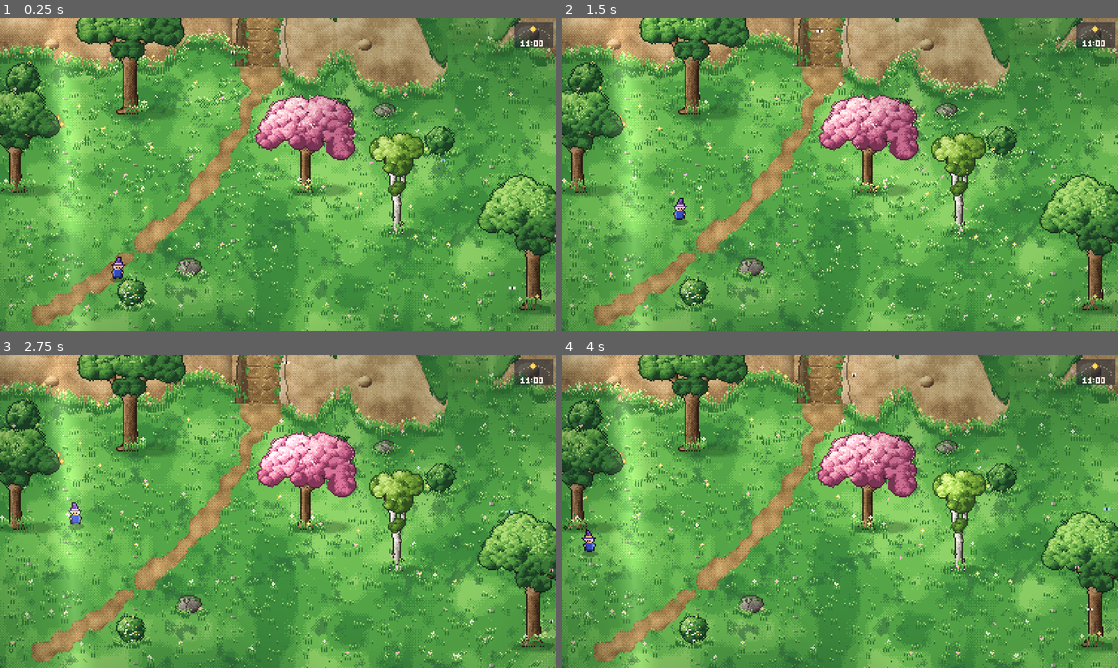
Above: before the commit, frames 1-4 (two rows, left to right).
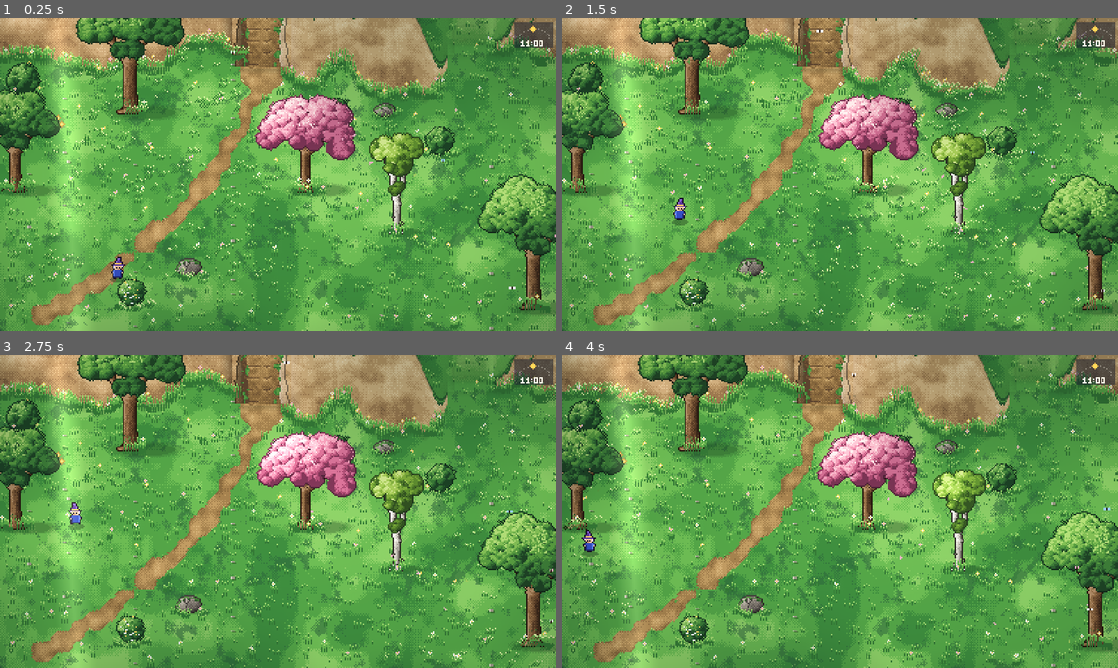
Above: after the commit, the same moments.

Repository: OMEN-2778/Verdelia
Game: Godot game, scene res://scenes/cliff_demo.tscn
The game is run twice, just before and just after one commit, with the same random seed, the same clock (stepped at 60 frames per second) and the same inputs. This scene is started directly instead of the project's main scene.
Inputs:
- Up to frame 1 (0.25 s): no input
- Up to frame 2 (1.5 s): hold Up (ui_up) from 0.53 s (still down)
- Up to frame 3 (2.75 s): release Up (ui_up) at 2.03 s; hold Left (ui_left) from 2.03 s (still down)
- Up to frame 4 (4 s): release Left (ui_left) at 3.53 s; hold Down (ui_down) from 3.53 s (still down)

The runs differ from the first frame. In frame 1, 0.3% of the frame differs, in the area x 1-97%, y 0-26%; in frame 2, 0.3%; in frame 3, 0.3%; in frame 4, 0.3%.

Commit message:
Remove boulders and rubble from cliff faces
Drop the rounded outcrops on the face, the rubble along the foot and the
pebbles on earthen ramps; they stood out against the soft earth.

Co-Authored-By: Claude Opus 5.5 <noreply@anthropic.com>
Claude-Session: https://claude.ai/code/session_01Y3QepJTJgk9rCJ93wTDK78

Diff:
--- a/world/cliff/cliff_band.gd
+++ b/world/cliff/cliff_band.gd
@@ -184,21 +184,6 @@
 				v += 0.04
 			var col := _q(ROCK, v, i, y)
 			_put(i, y, col)
-	# a few rounded outcrops bulging from the face
-	var x := _rng.randf_range(20, 80)
-	while x < w:
-		var r := _rng.randf_range(4, 8)
-		var cy := lerpf(_top[int(x)], _bottom[int(x)], _rng.randf_range(0.35, 0.75))
-		for yy in range(int(cy - r), int(cy + r) + 1):
-			for xx in range(int(x - r * 1.3), int(x + r * 1.3) + 1):
-				var dx := (xx - x) / (r * 1.3)
-				var dy := (yy - cy) / r
-				if dx * dx + dy * dy <= 1.0 and xx >= 0 and xx < w:
-					var lit := -0.55 * dx - 0.75 * dy + 0.45 * sqrt(maxf(0.0, 1.0 - dx * dx - dy * dy))
-					_put(xx, yy, _q(ROCK, 0.25 + lit * 0.6, xx, yy))
-					if dx * dx + dy * dy > 0.8 and dx + dy > 0.4:
-						_put(xx, yy, Color(ROCK[1]))
-		x += _rng.randf_range(60, 150)
 
 
 ## Grass lip of uneven thickness, with clumps of grass hanging over the edge.
@@ -378,9 +363,6 @@
 					c = Color(MEADOW[2 if g > 0.8 else 1]).darkened(depth * 0.2)  # grass creeping in from the sides
 					if _hash(i, y * 3 + 7) < 0.25:
 						c = Color(MEADOW_BLADE)
-				elif _hash(i * 7 + y, 913) < 0.012:
-					c = Color(ROCK[5])
-					_put(i, y + 1, Color(ROCK[2]))
 			_put(i, y, c)
 	# the gully banks: soil (turf for a grass slope) rising from nothing at the far end to the cut;
 	# the left bank faces away from the light, the right one into it; turf lips the high ground
@@ -651,23 +633,12 @@
 					t.paint_ground(Vector2i(cx, cy), Terrain.Kind.DIRT)
 
 
-## Rubble at the foot and the cliff's shadow on the meadow.
+## The cliff's shadow on the meadow at its foot.
 func _paint_foot(w: int) -> void:
 	for i in w:
 		var b := int(_bottom[i])
 		for k in 6:
 			_blend(i, b + 1 + k, Color(0.08, 0.16, 0.1, 0.26 - k * 0.04))
-	var count := w / 18
-	for n in count:
-		var x := _rng.randf_range(0, w)
-		var b := _bottom[int(x)]
-		var r := _rng.randf_range(1.5, 3.5)
-		for y in range(int(b - r), int(b + 2)):
-			for xx in range(int(x - r - 1), int(x + r + 2)):
-				var dx := (xx - x) / r
-				var dy := (y - b) / (r * 0.8)
-				if dx * dx + dy * dy <= 1.0:
-					_put(xx, y, _q(ROCK, 0.35 - 0.4 * dx - 0.5 * dy, xx, y, 2))
 
 
 ## Top edge / foot of the face (global y) at a global x, for snapping waterfalls and props.
Binary file changed: docs/art/cliff-face-natural.png
Binary file changed: docs/art/cliff-grass-slope-scene.png
Binary file changed: docs/art/cliff-ramps.png
Not shown, changed: CHANGELOG.md
Not shown, changed: README.md
Not shown, changed: docs/art/cliff-ramps.mp4
